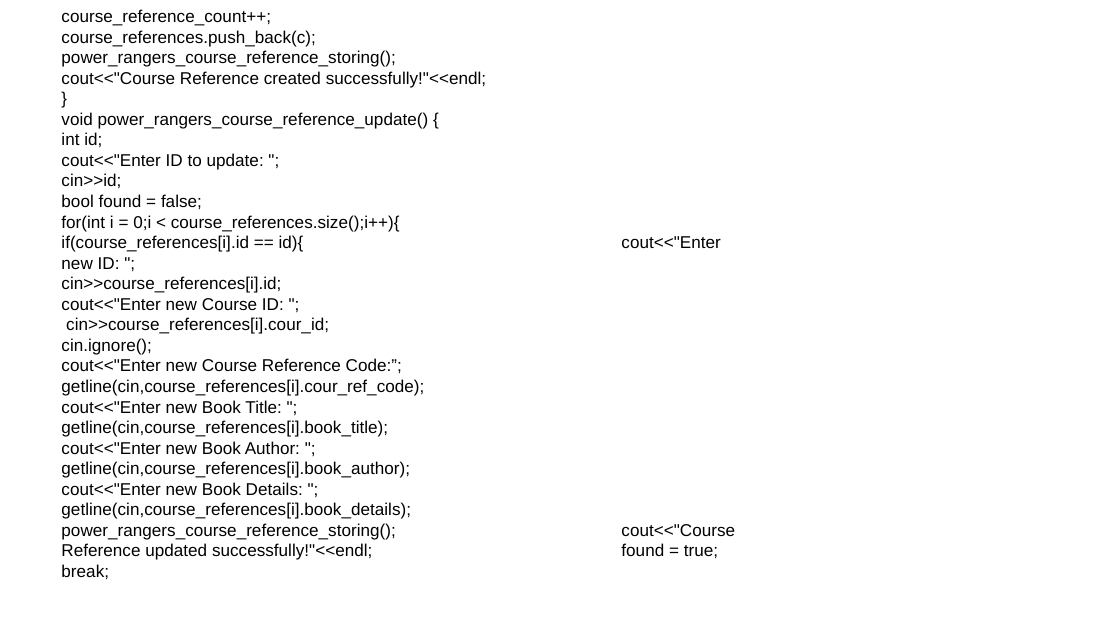
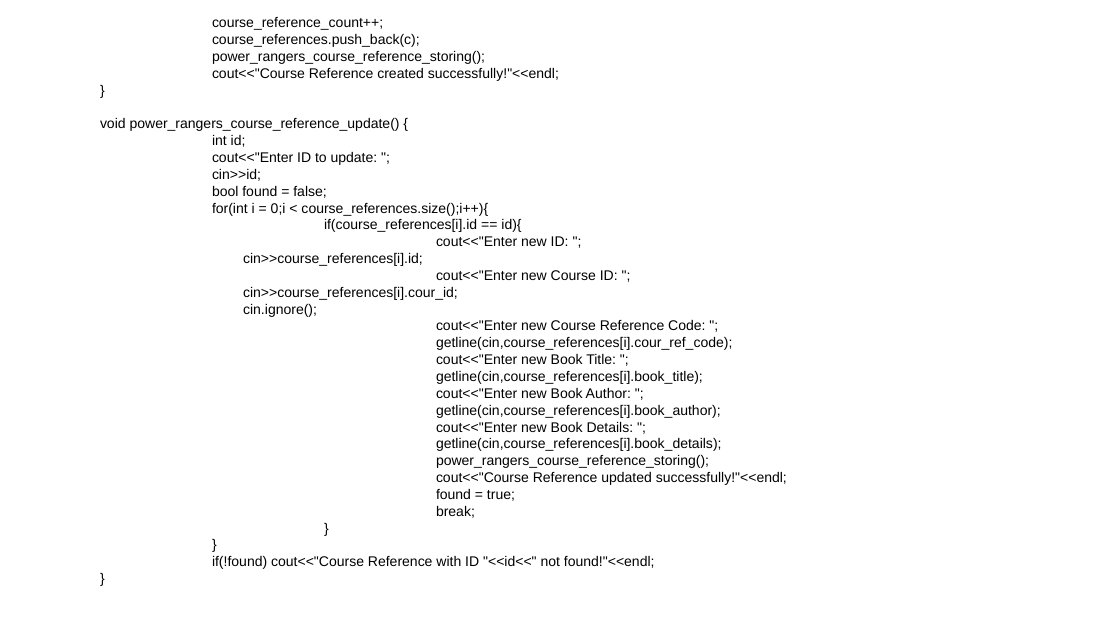
Before and after one commit to vissamsettynikitha/team_power_rangers, a slide deck: slide 18 of OBE_power_rangers_course_reference.pptx. Drawn at 1120x630 pixels with LibreOffice and Linux fonts; fonts in the diff are those of the drawing; background and template pictures are left out. Boxes give left, top, right and bottom in pixels: in the first picture for what was removed or moved away, otherwise in the second. Text is boxed around its words. In the diff, an @@ line names an element or a change of style, - is before the commit and + after.

```diff
--- a/OBE_power_rangers_course_reference.pptx
+++ b/OBE_power_rangers_course_reference.pptx
@@ text "course_reference_count++;": place and size @@
-text "course_reference_count++;" at [61,9,718,560]
+text "course_reference_count++;" at [100,17,787,569]
@@ text at [100,17,721,518]: size 11 to 9 pt in "course_reference_count++;", "course_references.push_back(c);", "power_rangers_course_reference_storing();", "cout<<"Course Reference created successfully!"<<endl;" and 15 more places @@
@@ text at [212,203,569,246]: text changed; size 11 to 9 pt @@
-for(int i = 0;i < course_references.size();i++){ if(course_references[i].id == id){ cout<<"Enter new ID: ";
+for(int i = 0;i < course_references.size();i++){
+if(course_references[i].id == id){
+cout<<"Enter new ID: ";
@@ text at [436,320,732,350]: text changed; size 11 to 9 pt @@
-cout<<"Enter new Course Reference Code:”; getline(cin,course_references[i].cour_ref_code);
+cout<<"Enter new Course Reference Code: ";
+getline(cin,course_references[i].cour_ref_code);
@@ text at [436,422,787,501]: text changed; size 11 to 9 pt @@
-cout<<"Enter new Book Details: "; getline(cin,course_references[i].book_details); power_rangers_course_reference_storing(); cout<<"Course Reference updated successfully!"<<endl; found = true;
+cout<<"Enter new Book Details: ";
+getline(cin,course_references[i].book_details);
+power_rangers_course_reference_storing();
+cout<<"Course Reference updated successfully!"<<endl;
+found = true;
@@ text at [212,556,655,569]: paragraphs added @@
+}
+}
+if(!found) cout<<"Course Reference with ID "<<id<<" not found!"<<endl;
+}
```
Also in this commit, not shown: 7 other slides changed, 9 slides added, 4 slides removed.
